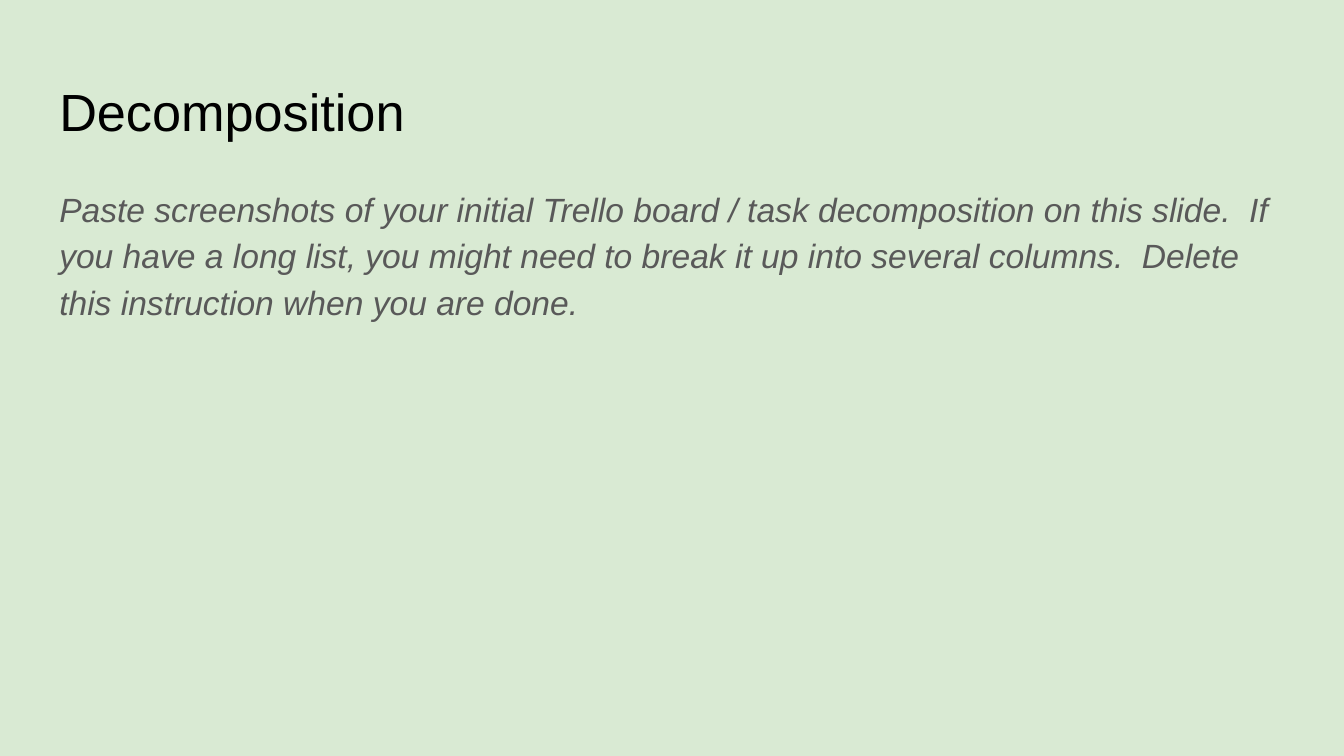
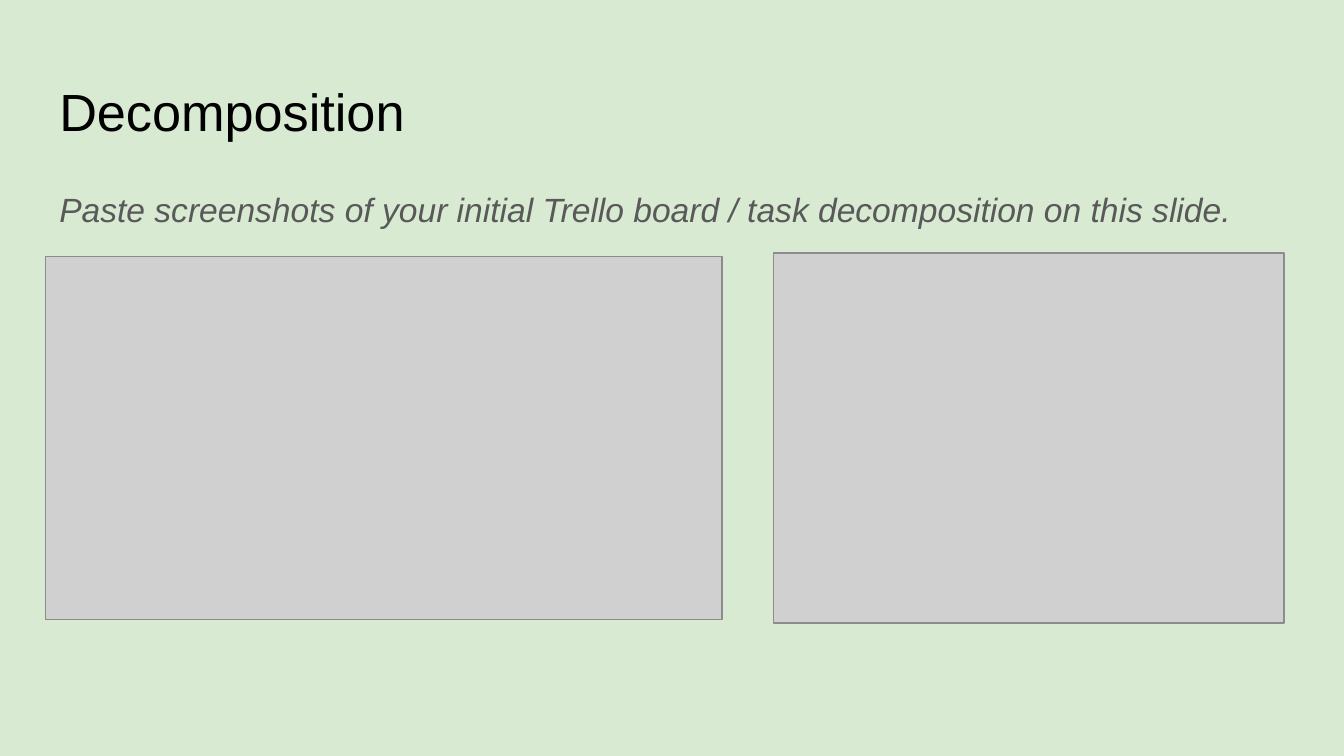
Before and after one commit to sinedotwav-e/pizzabot, a slide deck: slide 6 of pizzapowerpoint.pptx (slide 4 before the commit). Drawn at 1344x756 pixels with LibreOffice and Linux fonts; fonts in the diff are those of the drawing; grey boxes stand for pictures. Boxes give left, top, right and bottom in pixels: in the first picture for what was removed or moved away, otherwise in the second. Text is boxed around its words. In the diff, an @@ line names an element or a change of style, - is before the commit and + after.

```diff
--- a/pizzapowerpoint.pptx
+++ b/pizzapowerpoint.pptx
@@ text at bbox=[59, 197, 1230, 228]: text changed @@
-Paste screenshots of your initial Trello board / task decomposition on this slide. If you have a long list, you might need to break it up into several columns. Delete this instruction when you are done.
+Paste screenshots of your initial Trello board / task decomposition on this slide.
@@ picture added at bbox=[46, 257, 722, 620] @@
@@ picture added at bbox=[774, 253, 1285, 624] @@
```
Also in this commit, not shown: 3 other slides changed, 2 slides added.
